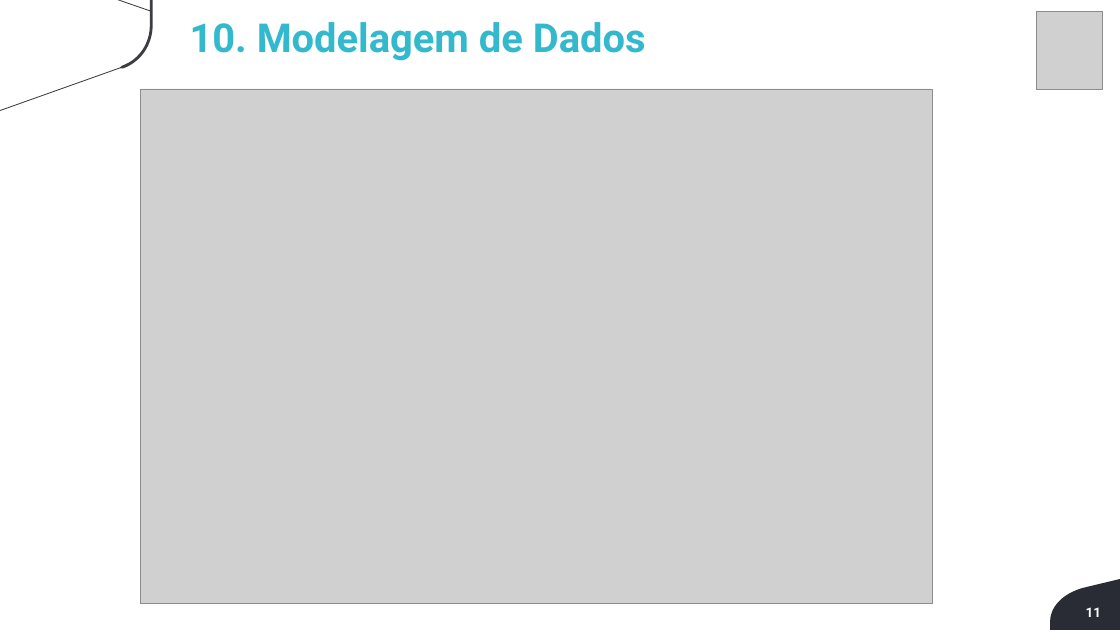
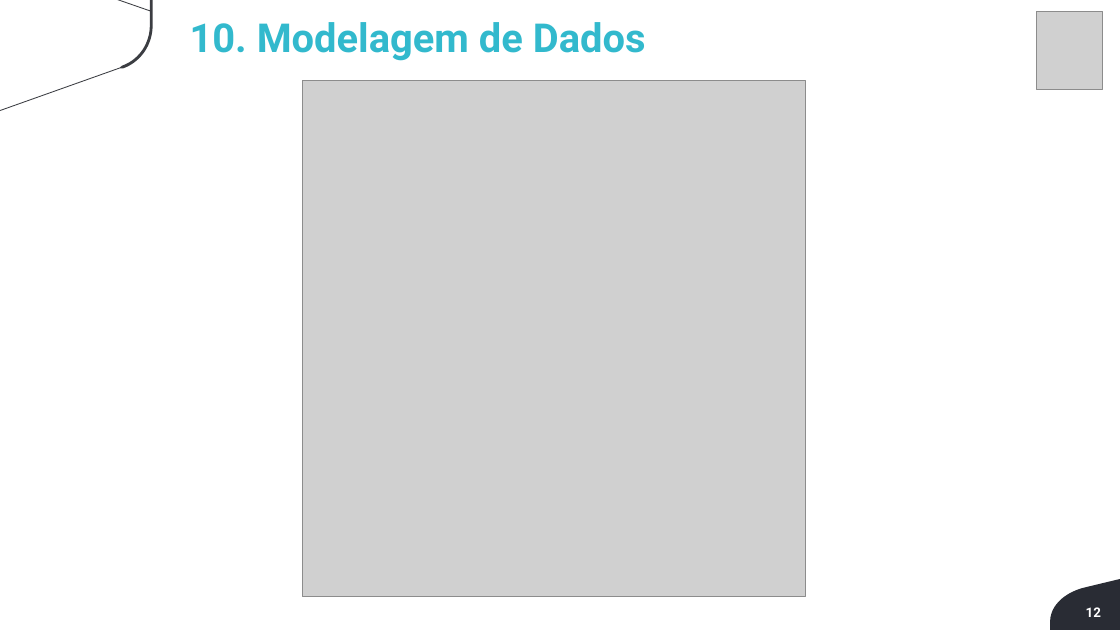
Before and after one commit to BandTec/Blood4Life, a slide deck: slide 12 of Blood4Life/4 Semestre/Sprint 1/Documentação/PPT/Apresentacao4ADSA_Sprint1_Blood4life.pptx (slide 11 before the commit). Drawn at 1120x630 pixels with LibreOffice and Linux fonts; fonts in the diff are those of the drawing; grey boxes stand for pictures; background and template pictures are left out. Boxes give left, top, right and bottom in pixels: in the first picture for what was removed or moved away, otherwise in the second. Text is boxed around its words. In the diff, an @@ line names an element or a change of style, - is before the commit and + after.

```diff
--- a/Blood4Life/4 Semestre/Sprint 1/Documentação/PPT/Apresentacao4ADSA_Sprint1_Blood4life.pptx
+++ b/Blood4Life/4 Semestre/Sprint 1/Documentação/PPT/Apresentacao4ADSA_Sprint1_Blood4life.pptx
@@ picture: place and size @@
-picture at <box>141,89,933,603</box>
+picture at <box>302,80,805,597</box>
@@ page number at <box>1086,607,1101,617</box>: text changed @@
-11
+12
```
Also in this commit, not shown: 8 other slides changed, 2 slides added, 1 slide removed.
